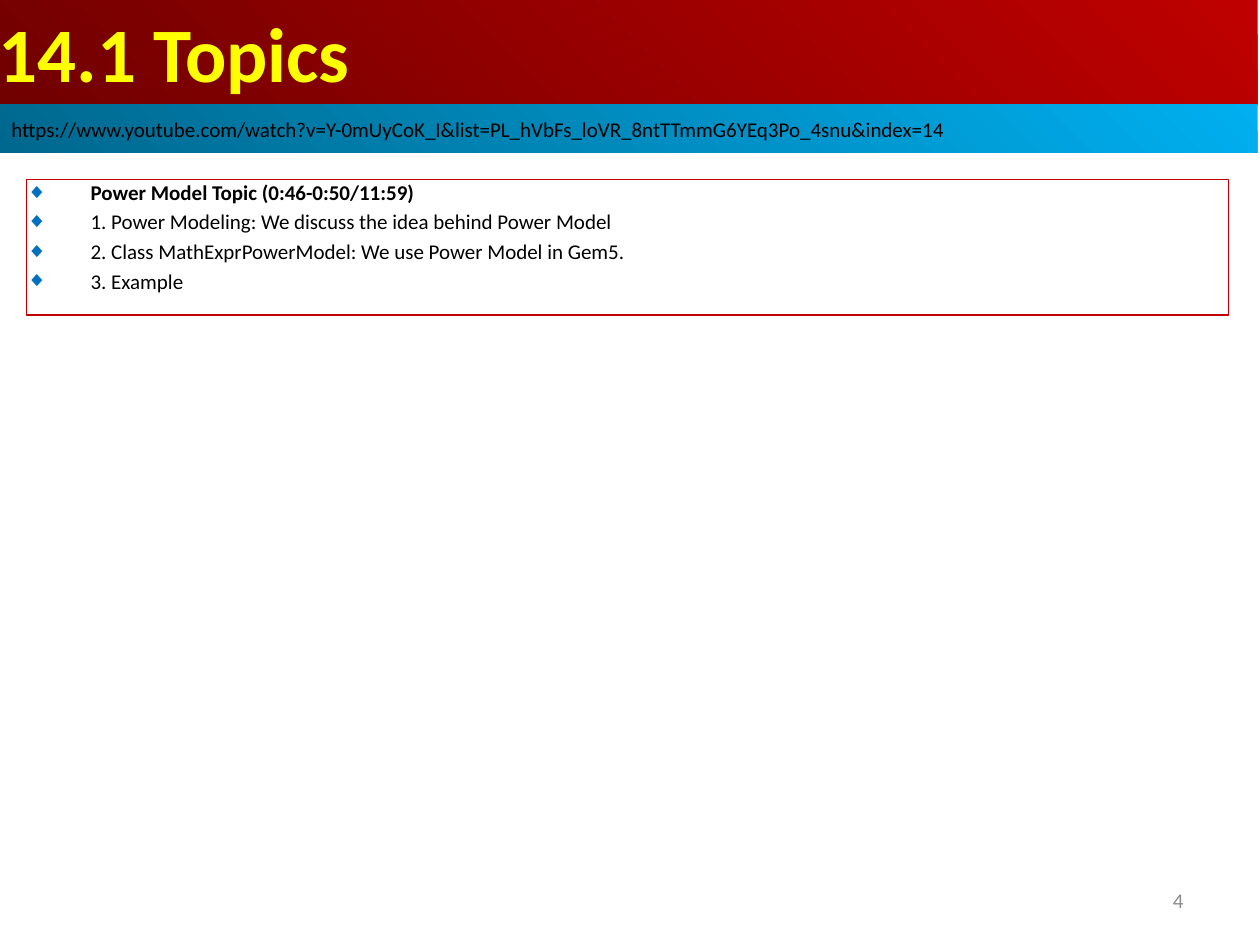
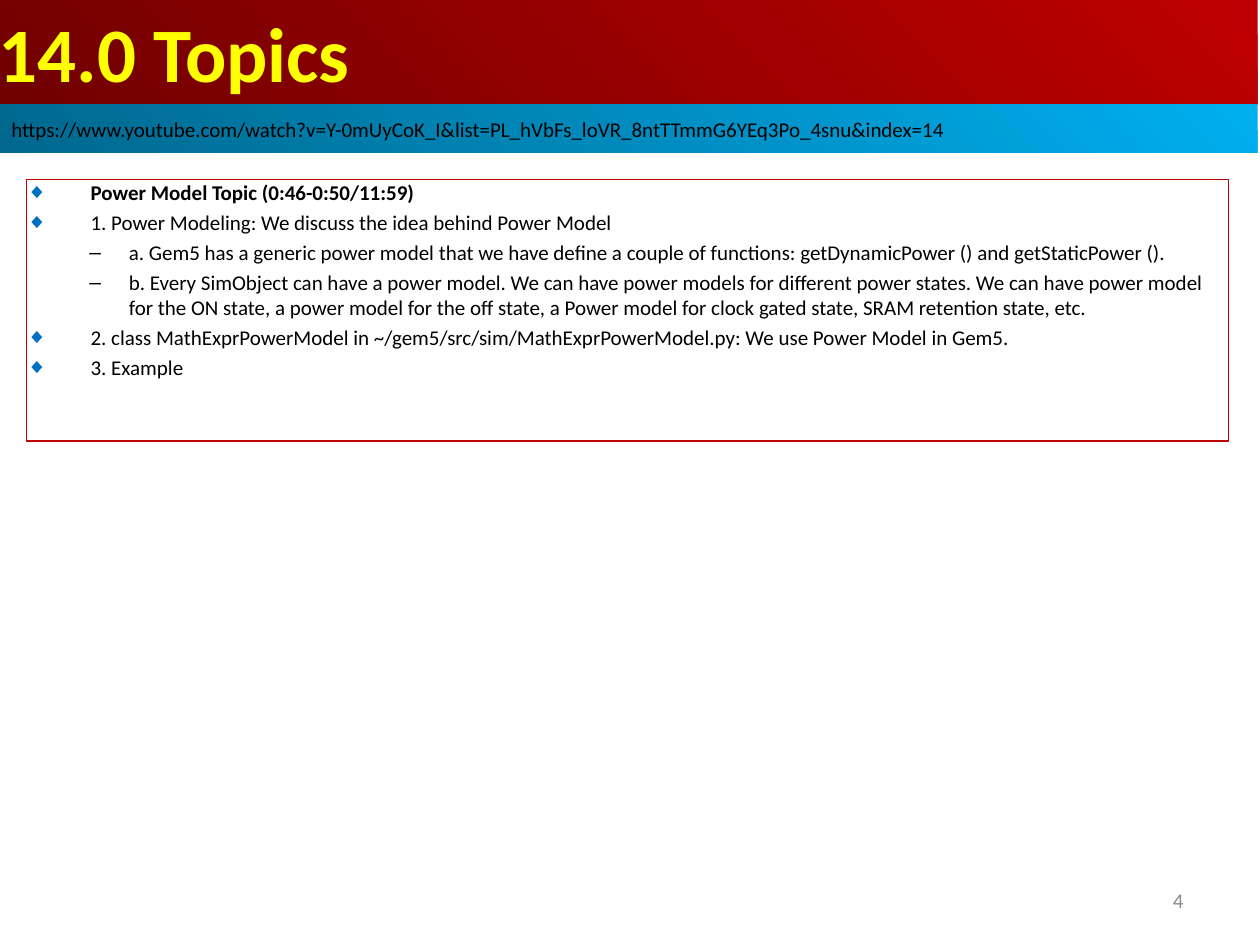
Before and after one commit to peterhchen/AIU_CS850_Gem5_McPAT, a slide deck: slide 4 of 050_Gem5/014.PwrMod/000_Video/014.PowerModel.ppt. Drawn at 1260x945 pixels with LibreOffice and Linux fonts; fonts in the diff are those of the drawing. Boxes give left, top, right and bottom in pixels: in the first picture for what was removed or moved away, otherwise in the second. Text is boxed around its words. In the diff, an @@ line names an element or a change of style, - is before the commit and + after.

```diff
--- a/050_Gem5/014.PwrMod/000_Video/014.PowerModel.ppt
+++ b/050_Gem5/014.PwrMod/000_Video/014.PowerModel.ppt
@@ text in rectangle at (x1=0, y1=28, x2=350, y2=94): text changed @@
-14.1 Topics
+14.0 Topics
@@ rectangle "Power Model Topic (0:46-0:50/11:59)" resized from (x1=26, y1=179, x2=1228, y2=315) to (x1=26, y1=179, x2=1228, y2=441) @@
@@ text in rectangle at (x1=91, y1=245, x2=1202, y2=349): text changed @@
-◆ 2. Class MathExprPowerModel: We use Power Model in Gem5.
+  – a. Gem5 has a generic power model that we have define a couple of functions: getDynamicPower () and getStaticPower ().
+  – b. Every SimObject can have a power model. We can have power models for different power states. We can have power model for the ON state, a power model for the off state, a Power model for clock gated state, SRAM retention state, etc.
+◆ 2. class MathExprPowerModel in ~/gem5/src/sim/MathExprPowerModel.py: We use Power Model in Gem5.
```
Also in this commit, not shown: 6 other slides changed, 5 slides added.
